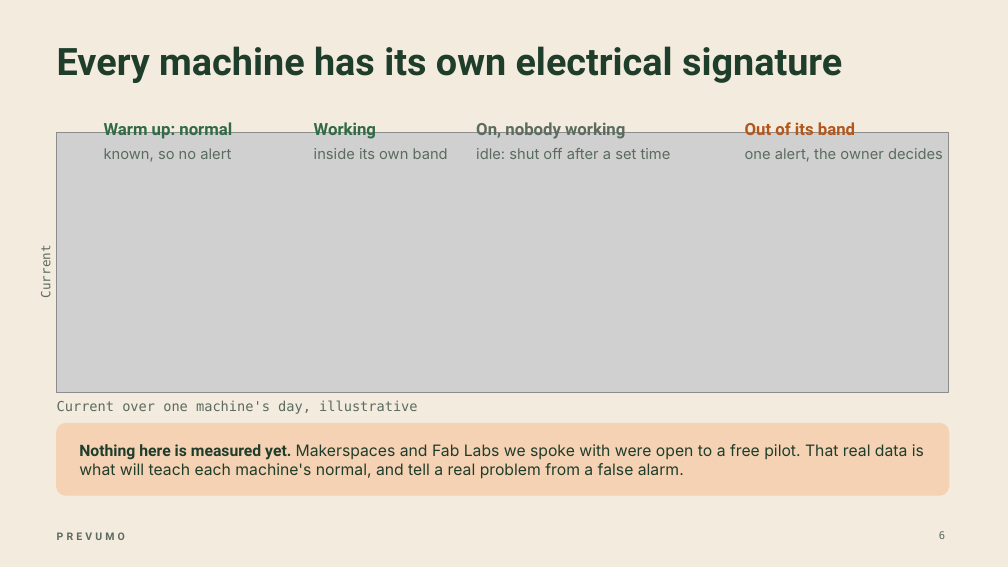
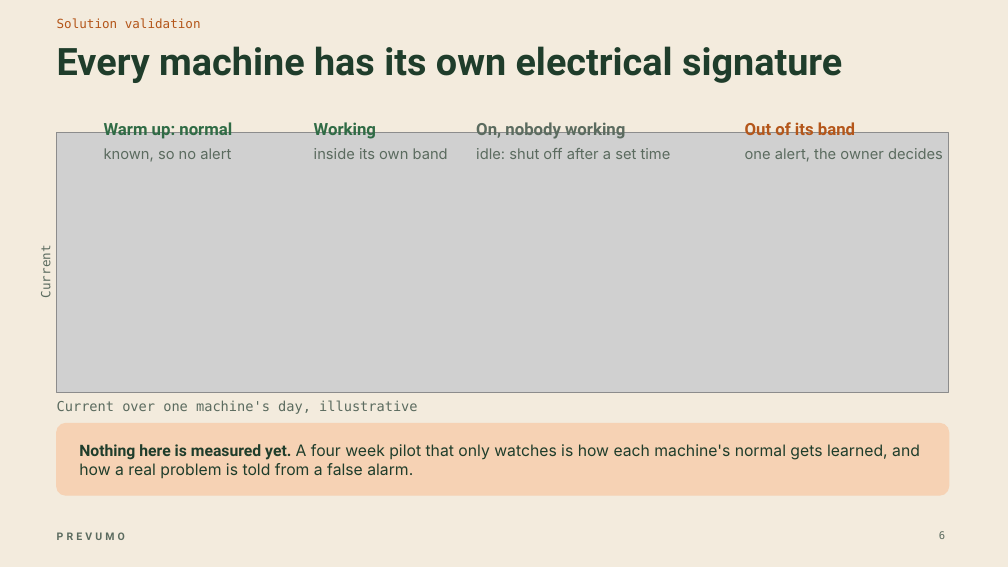
Before and after one commit to WAHB22/wahbs-world, a slide deck: slide 6 of prevumo/deliverables/final/PREVUMO-final.pptx. Drawn at 1008x567 pixels with LibreOffice and Linux fonts; fonts in the diff are those of the drawing; grey boxes stand for pictures. Boxes give left, top, right and bottom in pixels: in the first picture for what was removed or moved away, otherwise in the second. Text is boxed around its words. In the diff, an @@ line names an element or a change of style, - is before the commit and + after.

```diff
--- a/prevumo/deliverables/final/PREVUMO-final.pptx
+++ b/prevumo/deliverables/final/PREVUMO-final.pptx
@@ text added at bbox=[57, 18, 201, 28], 12 pt, text #B4561A @@
+Solution validation
@@ text at bbox=[79, 444, 920, 478]: text changed @@
-Nothing here is measured yet. Makerspaces and Fab Labs we spoke with were open to a free pilot. That real data is what will teach each machine's normal, and tell a real problem from a false alarm.
+Nothing here is measured yet. A four week pilot that only watches is how each machine's normal gets learned, and how a real problem is told from a false alarm.
```
Also in this commit, not shown: 8 other slides changed, 4 slides added, 3 slides removed, 11 other files.
